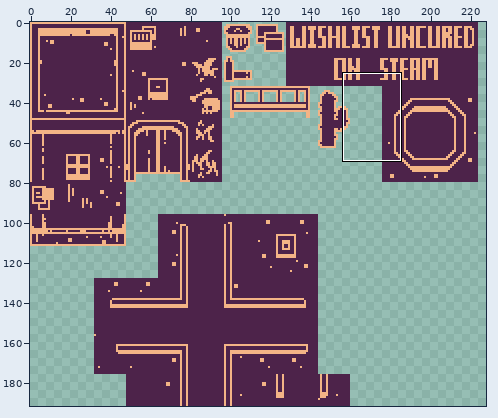
Two states of a sprite sheet, public/assets/tilesets/tilesetPurple.png. Above, an overview of the earlier version with the close-up marked.
Close-up. Earlier state:
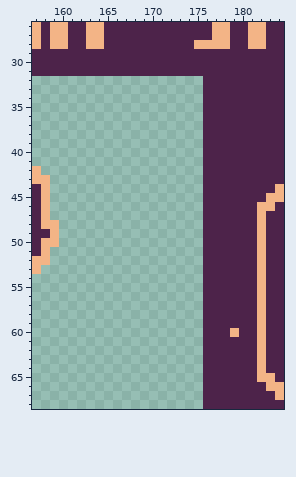
The file is 320x192 pixels. Shown: x 157..184, y 26..68. The wide view leaves out empty margins.
And afterwards:
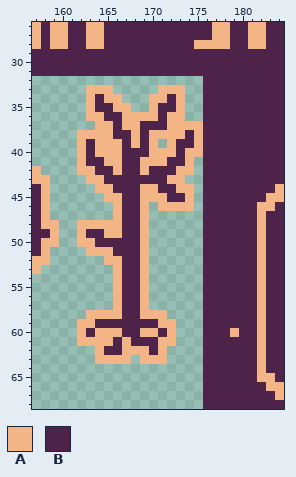
Palette (. is transparent): A #f3b486  B #4d234a
Difference:
Changed rows in their new state; - is an unchanged pixel.
first column x 162:
33 -AAA-----AAA--
34 -ABAA---AABA--
35 -ABBAA--ABBA--
36 -AABBAAAABAA--
37 --AABAABBBAAAA
38 AAAABBABAAAABA
39 ABAAABABA-ABBA
40 ABAAABBBAAABAA
41 ABBAABBAAABBA-
42 AABBABBABBBAA-
43 -AABBBBBBBAA--
44 --AABBBAABBAA-
45 ---AABBAAABBA-
46 ----ABBA-AAAA-
47 ----ABBA------
48 AAAAABBA------
49 ABBAABBA------
50 AABBBBBA------
51 -AAABBBA------
52 ---AABBA------
53 ----ABBA------
54 ----ABBA------
55 ----ABBA------
56 ----ABBA------
57 ----ABBA------
58 -AAAABBAAA----
59 AABBBBBBBAA---
60 ABAAABBAABA---
61 AAAABABBBAA---
62 --ABBAAABA----
63 --AAAA-AAA----
